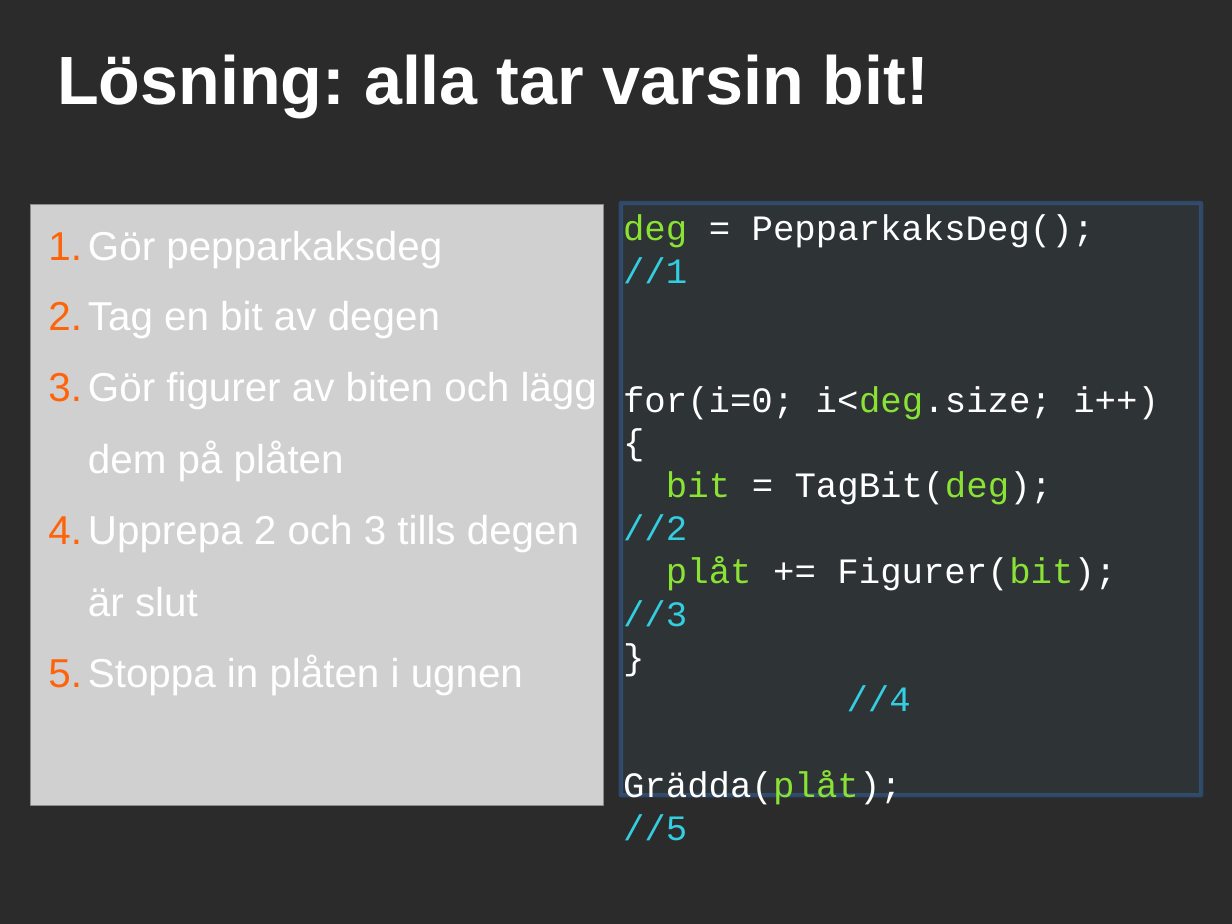
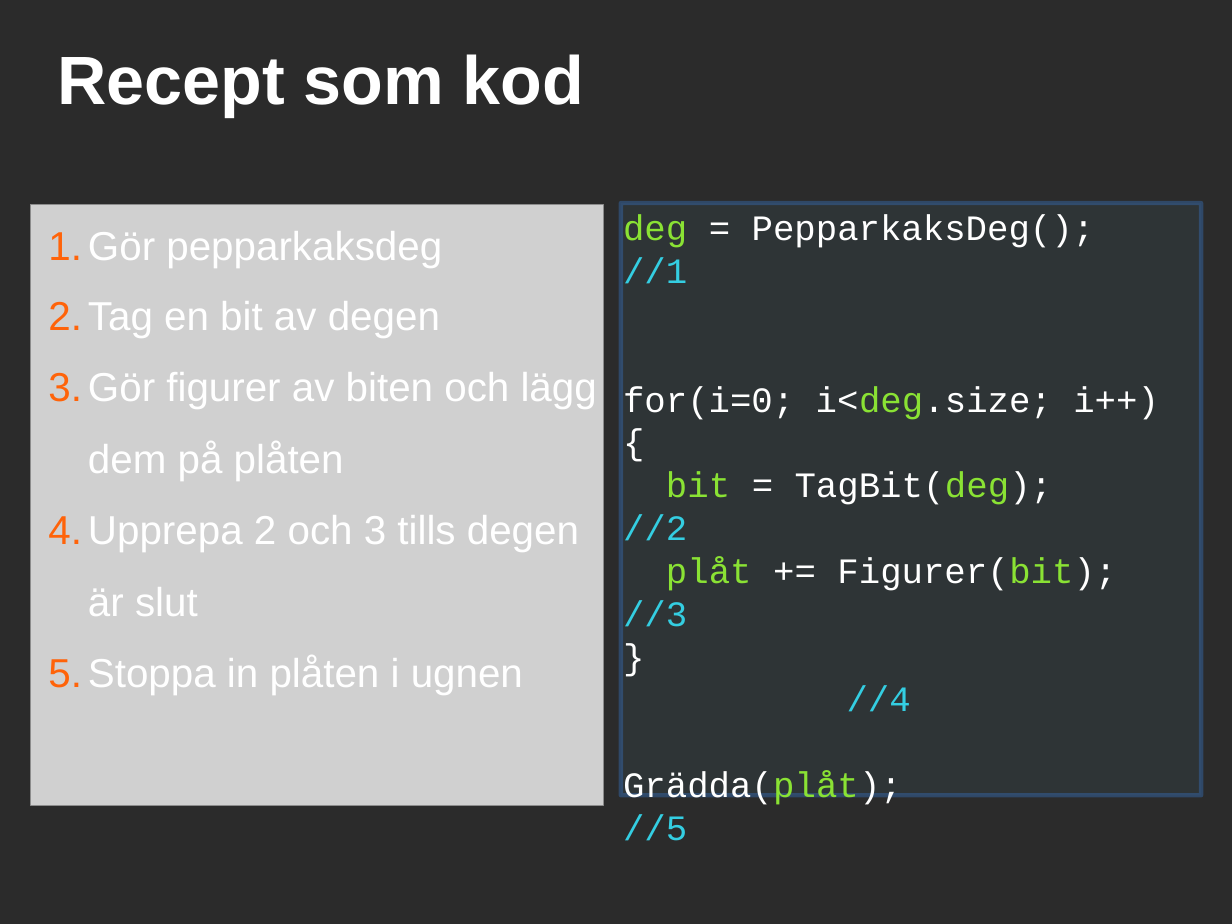
Before and after one commit to saifthe1/openfoam-openmp, a slide deck: slide 5 of presentation/pres.odp. Drawn at 1232x924 pixels with LibreOffice and Linux fonts; fonts in the diff are those of the drawing; grey boxes stand for pictures; background and template pictures are left out; a plain dark background stands for a picture behind light text. Boxes give left, top, right and bottom in pixels: in the first picture for what was removed or moved away, otherwise in the second. Text is boxed around its words. In the diff, an @@ line names an element or a change of style, - is before the commit and + after.

```diff
--- a/presentation/pres.odp
+++ b/presentation/pres.odp
@@ title at (x1=57, y1=54, x2=584, y2=117): text changed @@
-Lösning: alla tar varsin bit!
+Recept som kod
```
Also in this commit, not shown: 2 other slides changed.
